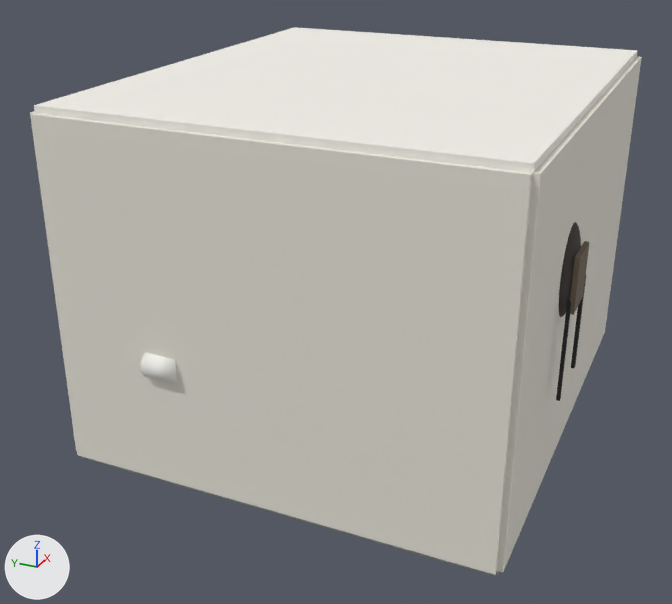
Before and after pictures for a commit that changed the Blender file blend/scene0146_01.blend.
One viewpoint serves both versions: a camera (50 mm lens) standing at (-6.54, -2.61, 3.99) and looking at (-0.3, 0.2, 0.87). Every picture has the same lights, and +X, +Y and +Z are marked at lower left. The picture after the commit comes second.

In view in the first picture: 'brown_front_panel_on_backpack', 'continuous_gray_tiled_floor_base', 'dangling_black_backpack_strap', 'dangling_black_backpack_strap.001', 'flat_low_white_ceiling', 'rounded_black_backpack_body', 'south_door_wall_white', 'west_dispenser_wall_white' and 2 more.
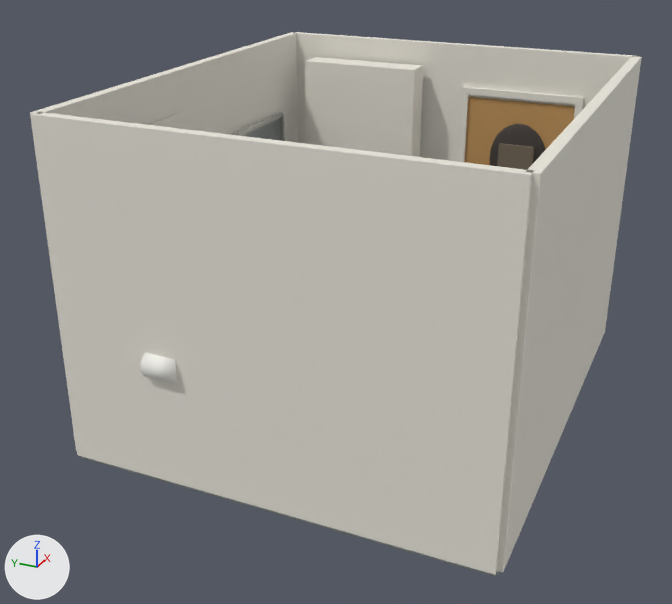
The change, as a diff of the scene's bpy script:
```diff
--- a/blend/scene0146_01.blend.py
+++ b/blend/scene0146_01.blend.py
@@ ob_flat_low_white_ceiling @@
 ob_flat_low_white_ceiling.scale = (3.75, 3.25, 0.05)
+ob_flat_low_white_ceiling.hide_set(True)
@@ ob_rounded_black_backpack_body @@
 ob_rounded_black_backpack_body = bpy.data.objects.new('rounded_black_backpack_body', me_sphere)
-ob_rounded_black_backpack_body.location = (-0.68, -1.65, 1.61)
+ob_rounded_black_backpack_body.location = (1.79, -0.698, 1.61)
+ob_rounded_black_backpack_body.rotation_euler = (0.0, 0.0, 4.712)  # degrees (0, 0, 270)
 ob_rounded_black_backpack_body.scale = (0.95, 0.28, 1.2)
@@ ob_brown_front_panel_on_backpack @@
 ob_brown_front_panel_on_backpack = bpy.data.objects.new('brown_front_panel_on_backpack', me_cube_117)
-ob_brown_front_panel_on_backpack.location = (-0.68, -1.741, 1.57)
+ob_brown_front_panel_on_backpack.location = (1.699, -0.698, 1.57)
+ob_brown_front_panel_on_backpack.rotation_euler = (0.0, 0.0, 4.712)  # degrees (0, 0, 270)
 ob_brown_front_panel_on_backpack.scale = (0.32, 0.035, 0.4)
@@ ob_dangling_black_backpack_strap @@
 ob_dangling_black_backpack_strap = bpy.data.objects.new('dangling_black_backpack_strap', me_cube_118)
-ob_dangling_black_backpack_strap.location = (-0.93, -1.735, 1.13)
-ob_dangling_black_backpack_strap.rotation_euler = (0.0, 0.0, 0.0524)  # degrees (0, 0, 3)
+ob_dangling_black_backpack_strap.location = (1.705, -0.448, 1.13)
+ob_dangling_black_backpack_strap.rotation_euler = (0.0, 0.0, 4.765)  # degrees (0, 0, 273)
 ob_dangling_black_backpack_strap.scale = (0.035, 0.025, 0.72)
@@ ob_dangling_black_backpack_strap_001 @@
 ob_dangling_black_backpack_strap_001 = bpy.data.objects.new('dangling_black_backpack_strap.001', me_cube_119)
-ob_dangling_black_backpack_strap_001.location = (-0.43, -1.735, 1.13)
-ob_dangling_black_backpack_strap_001.rotation_euler = (0.0, 0.0, -0.0524)  # degrees (0, 0, -3)
+ob_dangling_black_backpack_strap_001.location = (1.705, -0.948, 1.13)
+ob_dangling_black_backpack_strap_001.rotation_euler = (0.0, 0.0, 4.66)  # degrees (0, 0, 267)
 ob_dangling_black_backpack_strap_001.scale = (0.035, 0.025, 0.72)
```

Pixel boxes [x1, y1, x2, y2] of what changed, in the pictures (672 x 604 px):
'flat_low_white_ceiling', hidden
    before: [34, 27, 638, 173]
'rounded_black_backpack_body', moved, turned
    before: [559, 222, 581, 317]
    after: [490, 124, 545, 166]
'brown_front_panel_on_backpack', moved, turned
    before: [570, 241, 590, 315]
    after: [497, 143, 534, 170]
'dangling_black_backpack_strap', moved, turned (not visible afterwards)
    before: [556, 301, 572, 401]
'dangling_black_backpack_strap.001', moved, turned (not visible afterwards)
    before: [571, 276, 586, 368]
'east_blank_wall_white', unchanged, uncovered by the edit
    after: [295, 32, 636, 162]
'north_plumbing_wall_white_upper', unchanged, uncovered by the edit
    before: [30, 111, 76, 446]
    after: [30, 32, 298, 446]
'white_return_wall_pier_next_to_sink', unchanged, uncovered by the edit
    after: [305, 57, 423, 157]
'closed_flat_wooden_door', unchanged, uncovered by the edit
    after: [465, 97, 575, 165]
